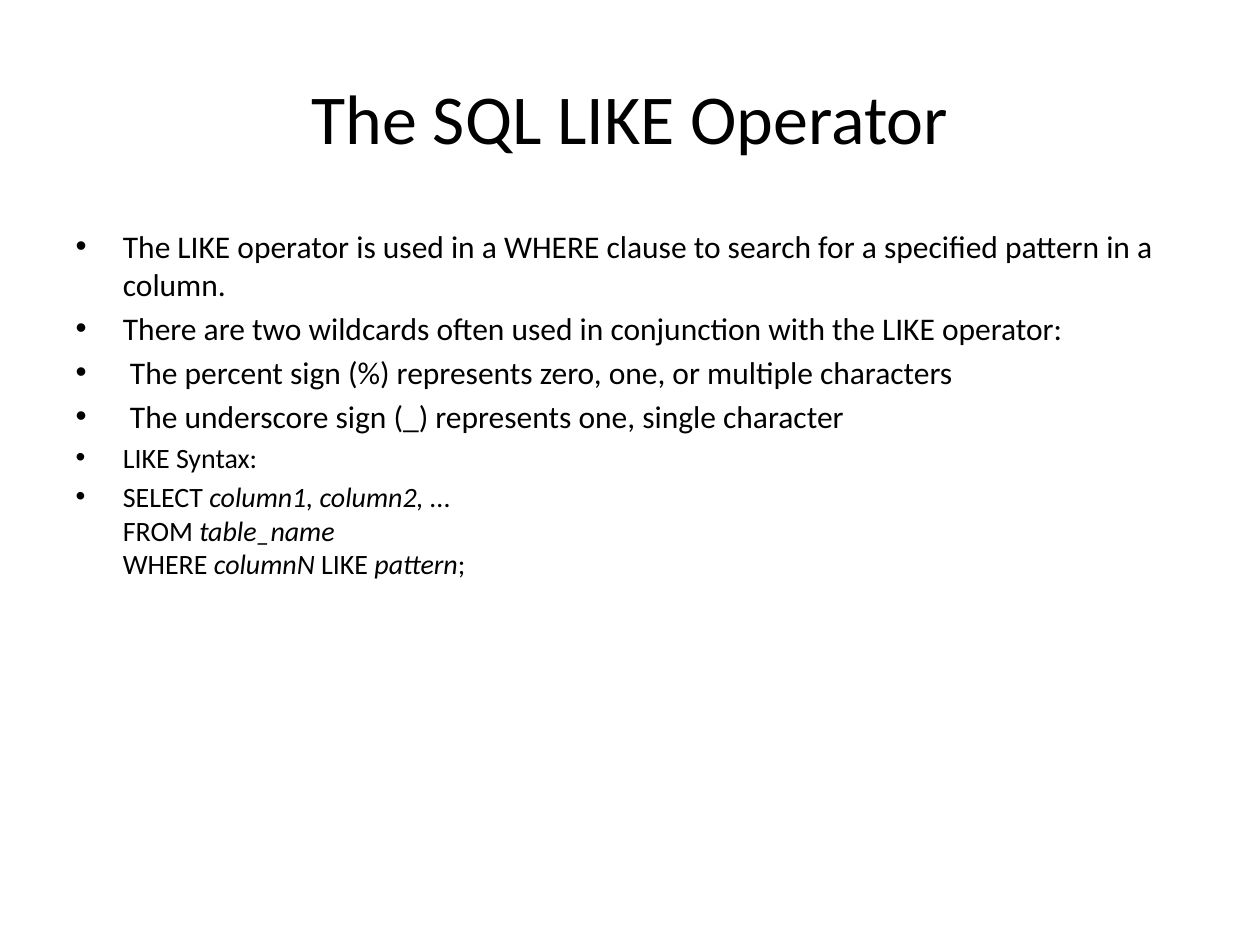
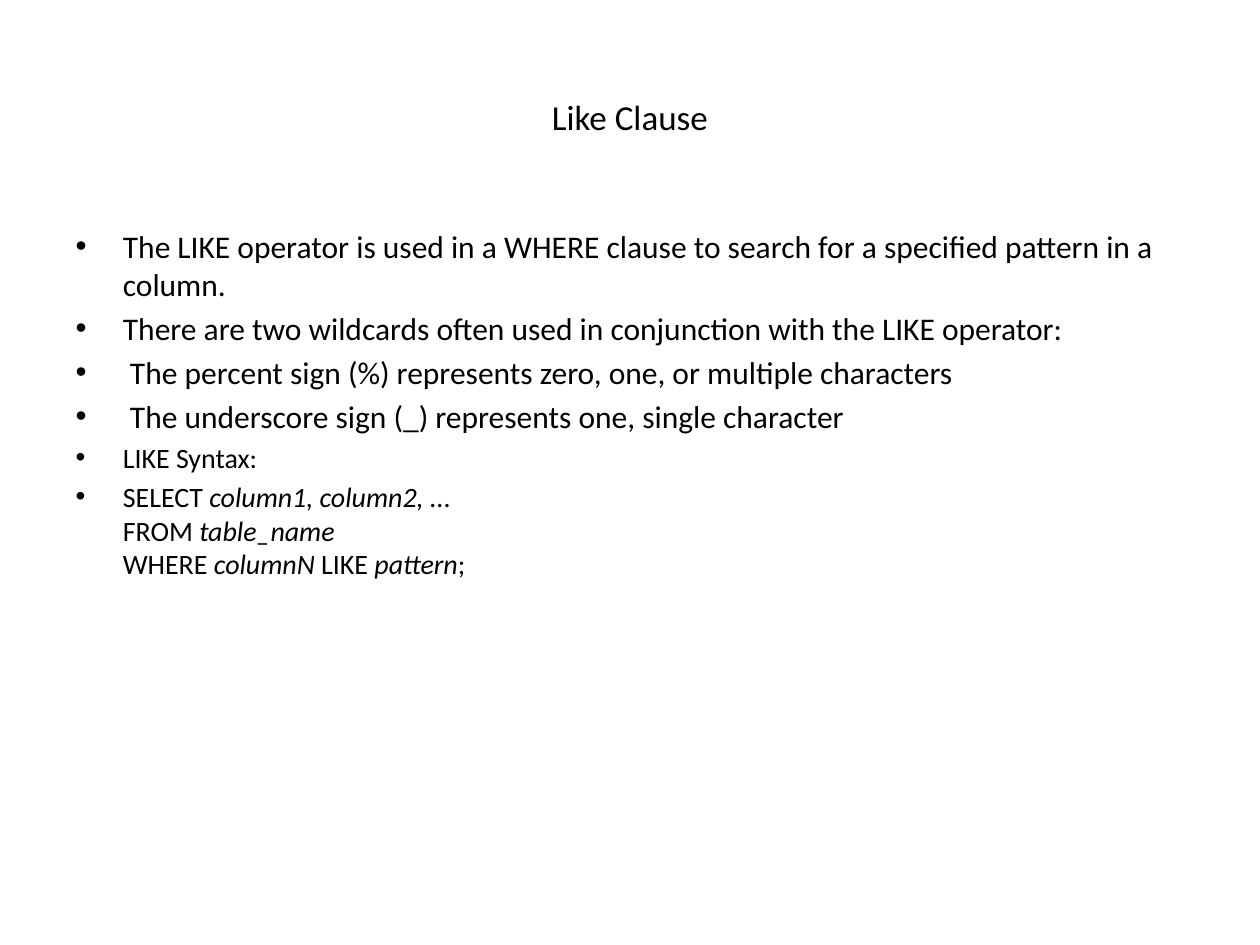
Before and after one commit to goudp4959/Oracle, a slide deck: slide 58 of SQL-latest (1) (4).pptx (slide 52 before the commit). Drawn at 1260x945 pixels with LibreOffice and Linux fonts; fonts in the diff are those of the drawing. Boxes give left, top, right and bottom in pixels: in the first picture for what was removed or moved away, otherwise in the second. Text is boxed around its words. In the diff, an @@ line names an element or a change of style, - is before the commit and + after.

```diff
--- a/SQL-latest (1) (4).pptx
+++ b/SQL-latest (1) (4).pptx
@@ title at (552,105,708,131): text changed; size 40 to 20 pt @@
-The SQL LIKE Operator
+Like Clause
```
Also in this commit, not shown: 5 other slides changed, 9 slides added, 1 slide removed.
